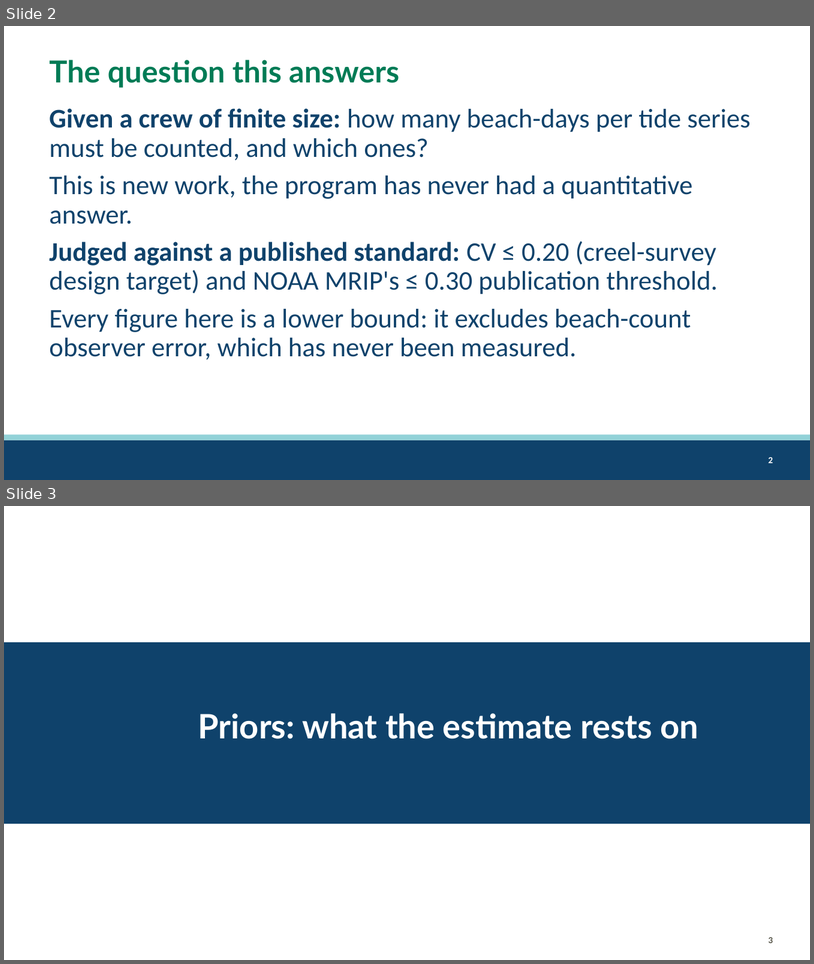
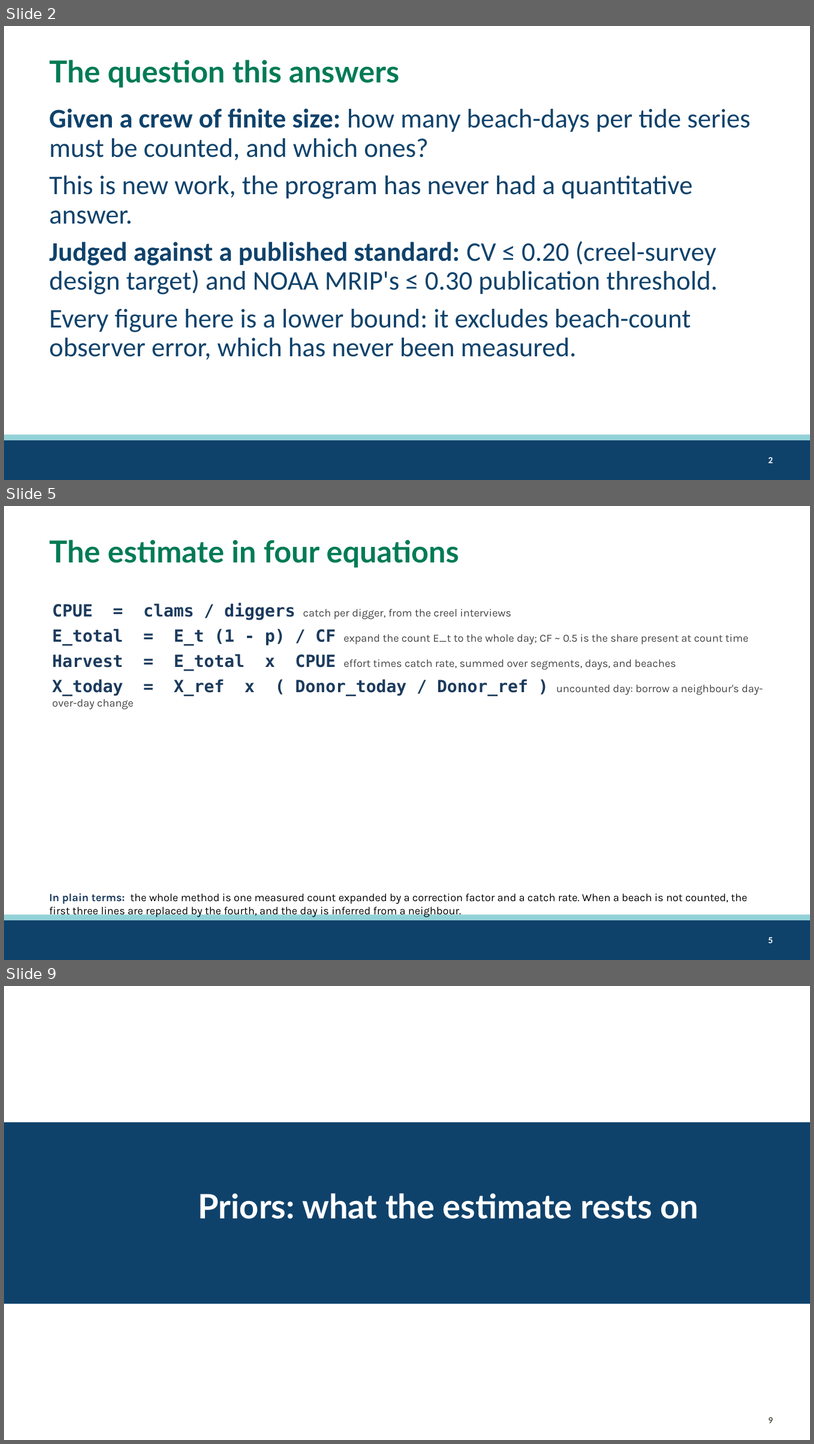
Before and after one commit to mattgeorgephd/razor-clam-harvest-monitoring, a slide deck: 07_presentations/razor-clam-sampling-design.pptx. Shown one above the other, each under a label of ours: slides 2 and 3 before the commit, slides 2, 5 and 9 after it; the slides between them are not shown. The pictures are 814x964 and 814x1444 pixels, drawn with LibreOffice and Linux fonts; fonts in the diff are those of the drawing; background and template pictures are left out. Boxes give left, top, right and bottom in pixels: in the first picture for what was removed or moved away, otherwise in the second. Text is boxed around its words. In the diff, an @@ line names an element or a change of style, - is before the commit and + after.

```diff
--- a/07_presentations/razor-clam-sampling-design.pptx
+++ b/07_presentations/razor-clam-sampling-design.pptx
@@ slide 5 added at (x1=4, y1=506, x2=810, y2=960), background #FFFFFF; not listed: 3 template elements that a slide beside it also shows @@
@@ title added at (x1=49, y1=540, x2=459, y2=568), 36 pt, text #007B55, bold @@
+The estimate in four equations
@@ text added at (x1=52, y1=603, x2=764, y2=696), 13 pt, text #444444 @@
+CPUE = clams / diggers catch per digger, from the creel interviews
+E_total = E_t (1 - p) / CF expand the count E_t to the whole day; CF ~ 0.5 is the share present at count time
+Harvest = E_total x CPUE effort times catch rate, summed over segments, days, and beaches
+X_today = X_ref x ( Donor_today / Donor_ref ) uncounted day: borrow a neighbour's day-over-day change
@@ text added at (x1=49, y1=893, x2=747, y2=917), 13 pt, text #000000 @@
+In plain terms: the whole method is one measured count expanded by a correction factor and a catch rate. When a beach is not counted, the first three lines are replaced by the fourth, and the day is inferred from a neighbour.
@@ what was slide 3 is now slide 9 @@
@@ page number at (x1=768, y1=1417, x2=773, y2=1423): text changed @@
-3
+9
```
Also in this commit, not shown: 1 slide changed, 6 other slides added, 1 slide removed, 9 other files.
